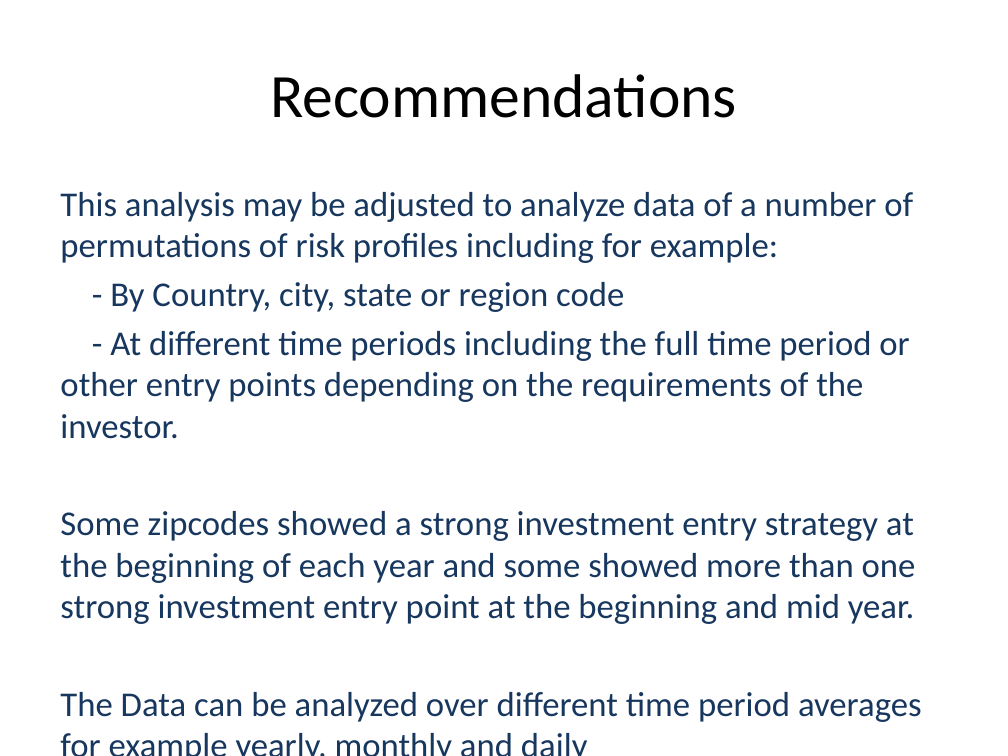
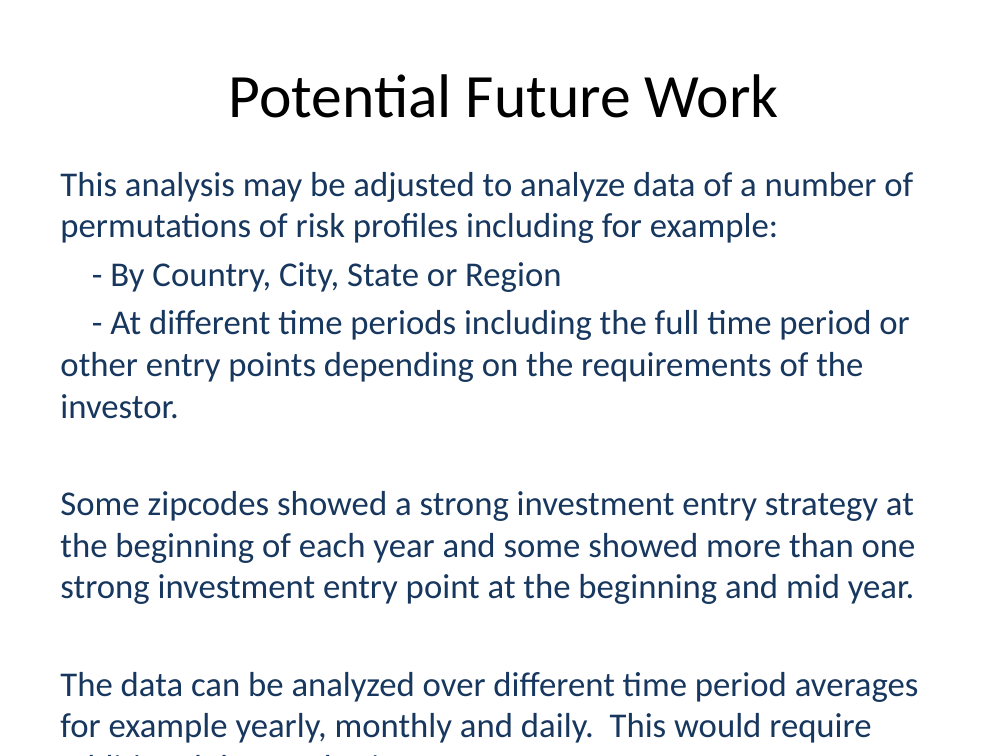
Before and after one commit to Sue-Mir/Module4_Project_Time_Series_Modelling, a slide deck: slide 12 of time-series/Project4_NonTechnicalPresentation.pptx (slide 13 before the commit). Drawn at 1008x756 pixels with LibreOffice and Linux fonts; fonts in the diff are those of the drawing. Boxes give left, top, right and bottom in pixels: in the first picture for what was removed or moved away, otherwise in the second. Text is boxed around its words. In the diff, an @@ line names an element or a change of style, - is before the commit and + after.

```diff
--- a/time-series/Project4_NonTechnicalPresentation.pptx
+++ b/time-series/Project4_NonTechnicalPresentation.pptx
@@ title at (229, 74, 779, 118): text changed @@
-Recommendations
+Potential Future Work
@@ text "This analysis may be adjusted ...": place and size @@
-text "This analysis may be adjusted ..." at (60, 192, 922, 722)
+text "This analysis may be adjusted ..." at (60, 172, 919, 743)
@@ text at (110, 262, 561, 292): text changed @@
-- By Country, city, state or region code
+- By Country, City, State or Region
@@ text at (60, 672, 919, 743): text changed @@
-The Data can be analyzed over different time period averages for example yearly, monthly and daily
+The data can be analyzed over different time period averages for example yearly, monthly and daily. This would require additional data gathering.
```
Also in this commit, not shown: 4 other slides changed, 1 slide removed.
